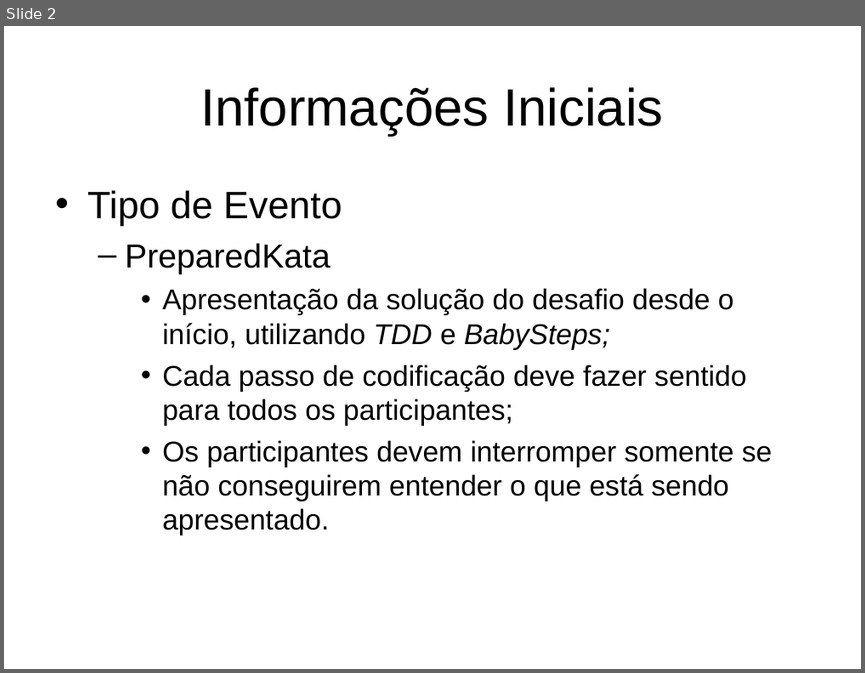
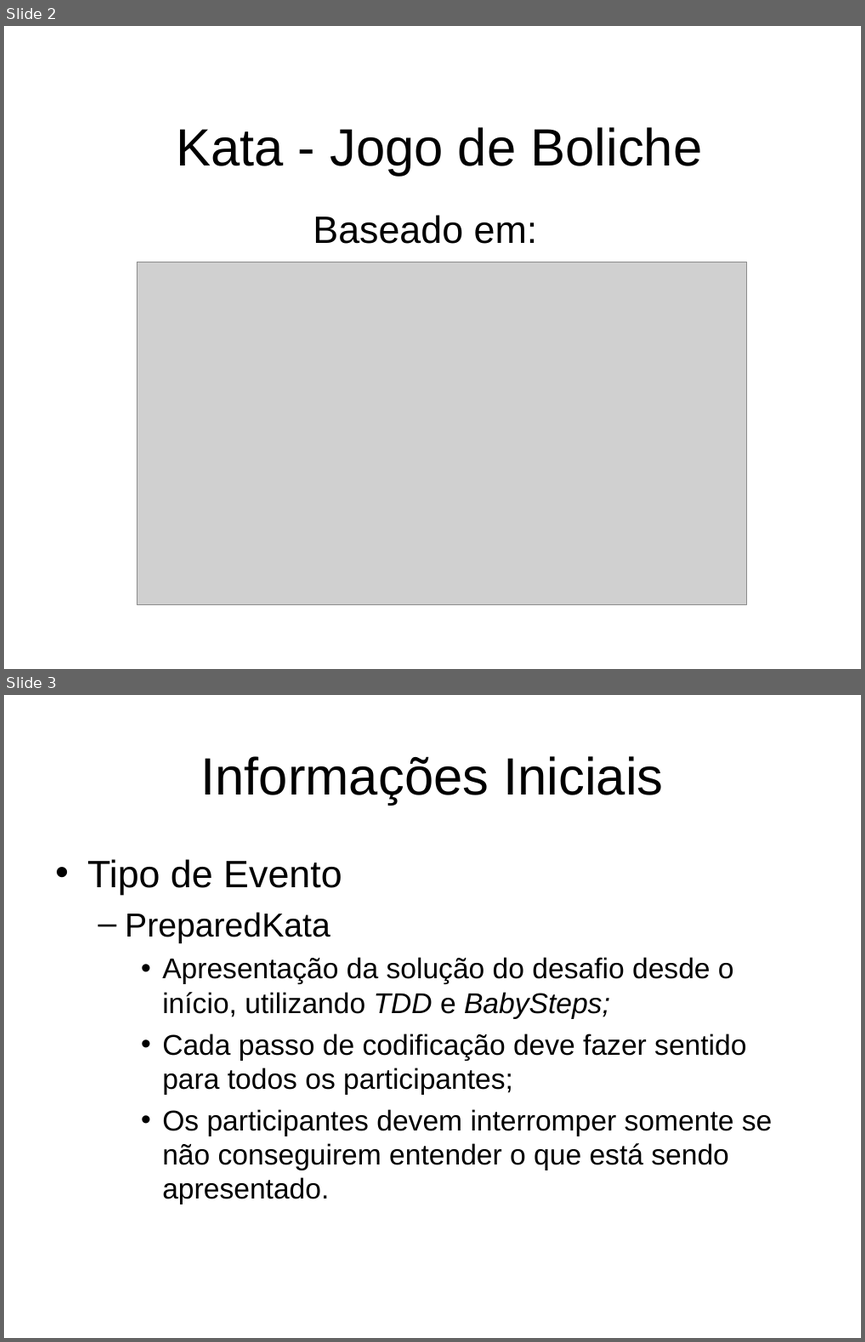
Before and after one commit to dojovale/Coding-Dojo---Bowling-Kata---06-01-2011, a slide deck: presentation/Bowling Game Kata - Img.ppt. Shown one above the other, each under a label of ours: slide 2 before the commit, slides 2 and 3 after it. The pictures are 865x673 and 865x1342 pixels, drawn with LibreOffice and Linux fonts; fonts in the diff are those of the drawing; grey boxes stand for pictures. Boxes give left, top, right and bottom in pixels: in the first picture for what was removed or moved away, otherwise in the second. Text is boxed around its words. In the diff, an @@ line names an element or a change of style, - is before the commit and + after.

```diff
--- a/presentation/Bowling Game Kata - Img.ppt
+++ b/presentation/Bowling Game Kata - Img.ppt
@@ slide 2 added at bbox=[4, 26, 861, 669], background #FFFFFF @@
@@ title added at bbox=[176, 127, 703, 176], 44 pt, text #000000 @@
+Kata - Jogo de Boliche
@@ subtitle added at bbox=[313, 215, 538, 244], 32 pt, text #000000 @@
+Baseado em:
@@ picture added at bbox=[137, 261, 746, 604] @@
@@ what was slide 2 is now slide 3 @@
```
Also in this commit, not shown: 1 slide changed.
